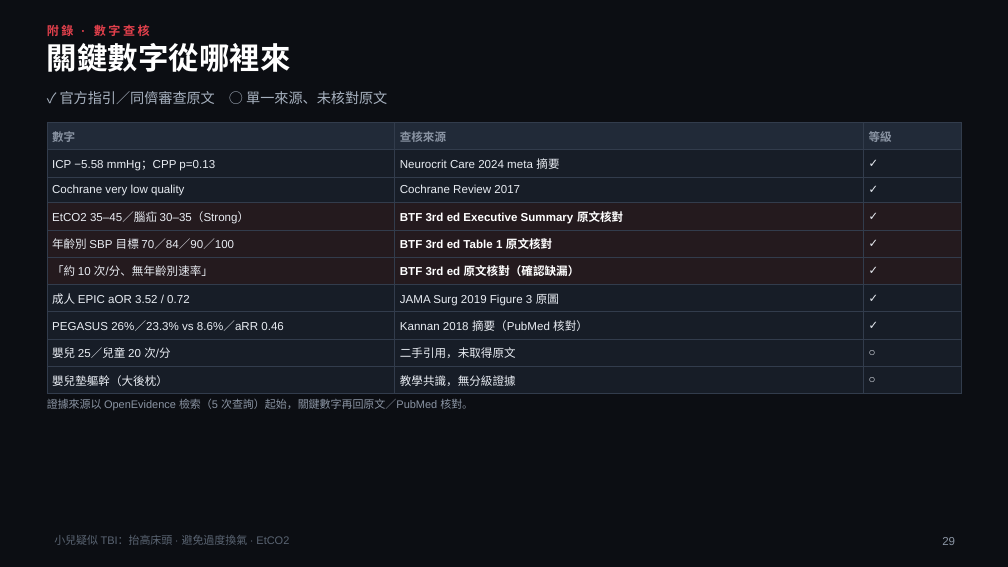
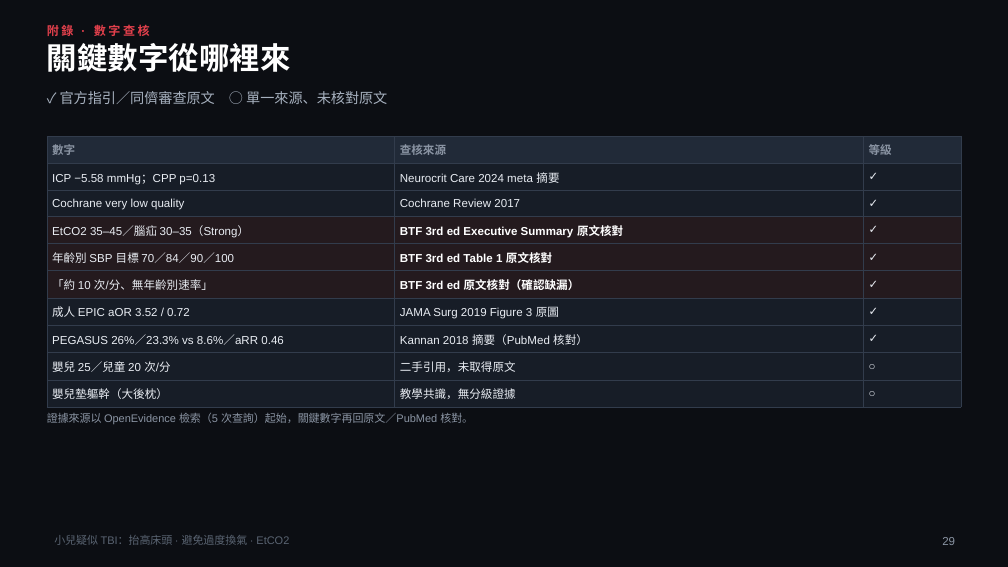
Before and after one commit to limzijiang/ped-tbi-ventilation-position, a slide deck: slide 29 of ped-tbi-etco2-teaching.pptx. Drawn at 1008x567 pixels with LibreOffice and Linux fonts; fonts in the diff are those of the drawing. Boxes give left, top, right and bottom in pixels: in the first picture for what was removed or moved away, otherwise in the second. Text is boxed around its words. In the diff, an @@ line names an element or a change of style, - is before the commit and + after.

```diff
--- a/ped-tbi-etco2-teaching.pptx
+++ b/ped-tbi-etco2-teaching.pptx
@@ table: place and size @@
-table at [47,123,961,390]
+table at [47,136,961,403]
@@ text "證據來源以 OpenEvidence 檢索（5 次查詢）起始，關鍵數字再回原文／PubMed 核對。": place and size @@
-text "證據來源以 OpenEvidence 檢索（5 次查詢）起始，關鍵數字再回原文／PubMed 核對。" at [47,399,473,410]
+text "證據來源以 OpenEvidence 檢索（5 次查詢）起始，關鍵數字再回原文／PubMed 核對。" at [47,413,473,424]
```
Also in this commit, not shown: 29 other slides changed, 1 other file.
